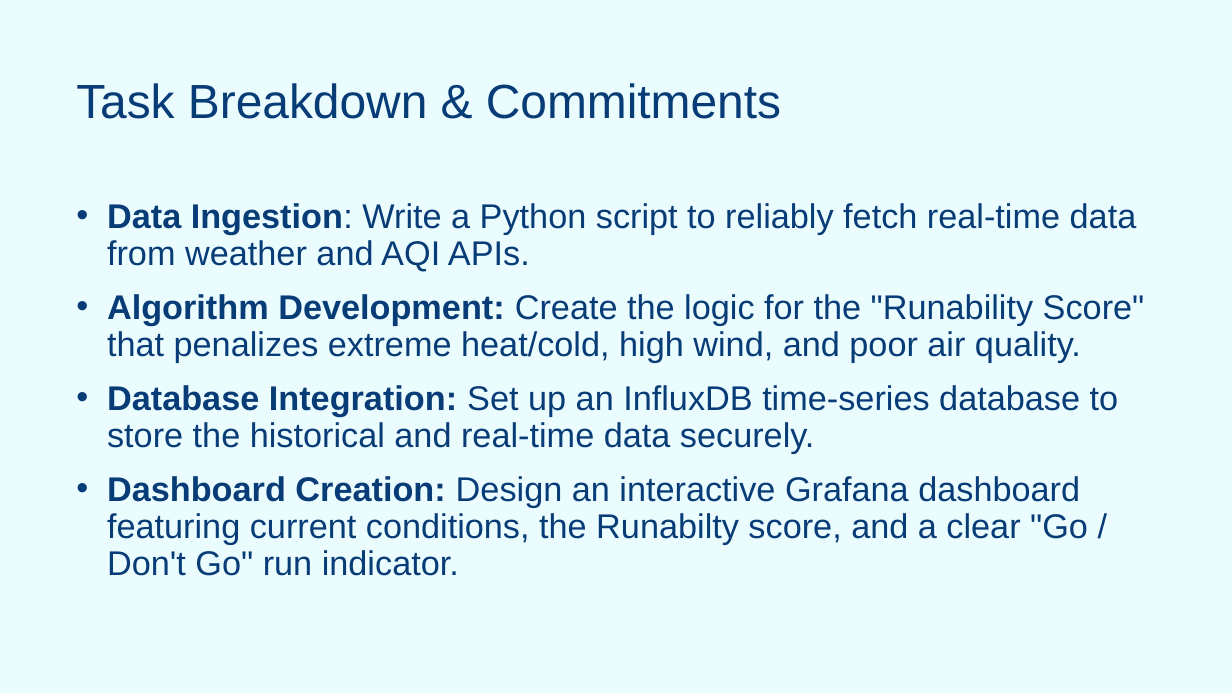
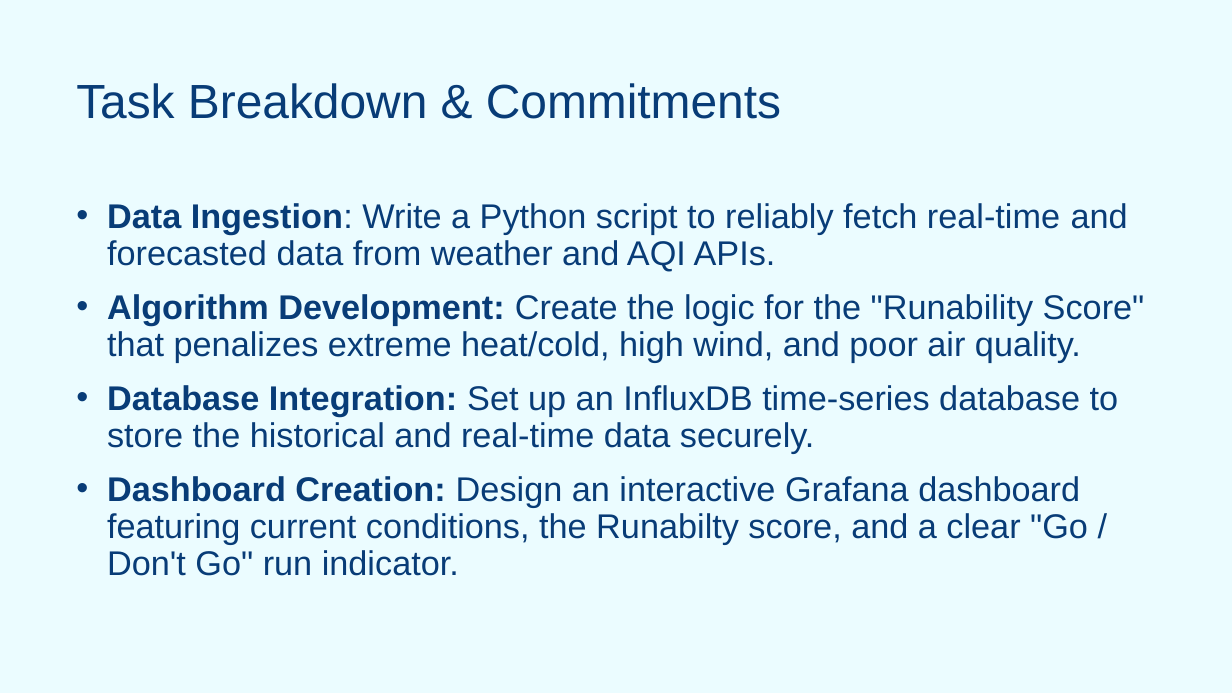
Before and after one commit to SzarkaMoric/RunReady, a slide deck: slide 3 of RunReady_2.pptx. Drawn at 1232x693 pixels with LibreOffice and Linux fonts; fonts in the diff are those of the drawing; background and template pictures are left out. Boxes give left, top, right and bottom in pixels: in the first picture for what was removed or moved away, otherwise in the second. Text is boxed around its words. In the diff, an @@ line names an element or a change of style, - is before the commit and + after.

```diff
--- a/RunReady_2.pptx
+++ b/RunReady_2.pptx
@@ text at bbox=[107, 203, 1128, 271]: text changed @@
-• Data Ingestion: Write a Python script to reliably fetch real-time data from weather and AQI APIs.
+• Data Ingestion: Write a Python script to reliably fetch real-time and forecasted data from weather and AQI APIs.
```
Also in this commit, not shown: 2 slides added, 2 slides removed, 1 other file.
